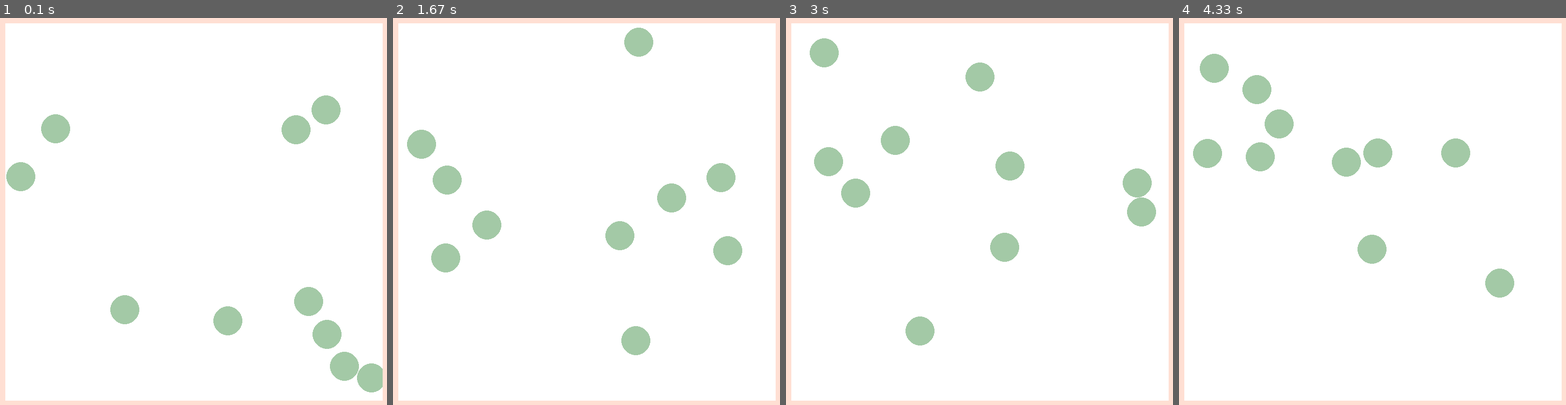
Above: before the commit, frames 1-4 (left to right).
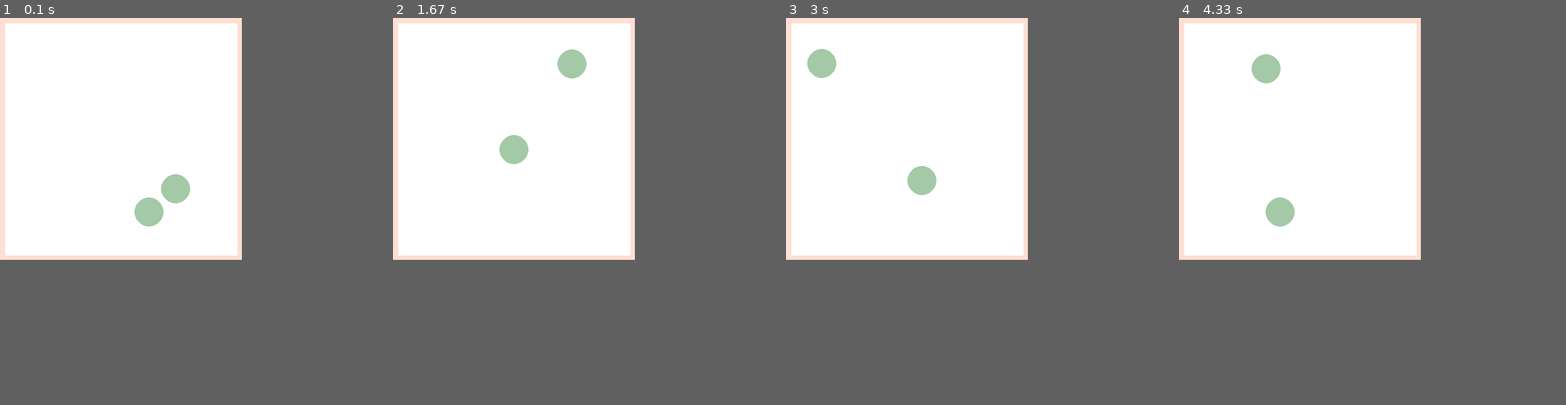
Above: after the commit, the same moments.

Repository: kristenphan/pymunk-pygame-angry-birds
Game: pygame game, started from game-3-colliding-balls/main.py
Same seed, same stepped clock (60 frames per second), same inputs: the game is played once before the commit and once after it.
Inputs:
- Up to frame 1 (0.1 s): no input
- Up to frame 2 (1.67 s): no input
- Up to frame 3 (3 s): no input
- Up to frame 4 (4.33 s): no input
The window is 800x800 before the commit and 500x500 after it. Grey fills any space a smaller window leaves; there, only what the larger window draws over its background counts as a difference.

The runs differ from the first frame. In frame 1, 9.8% of the frame differs, in the area x 0-100%, y 0-100%; in frame 2, 9.6%; in frame 3, 9.3%; in frame 4, 9.7%.

Commit message:
game-3: print logs when ball collides into ball/wall

Diff:
--- a/game-3-colliding-balls/main.py
+++ b/game-3-colliding-balls/main.py
@@ -10,6 +10,7 @@
     def __init__(self,
                  x: int,
                  y: int,
+                 collision_type: int,
                  space: Space,
                  radius: int = 10,
                  density: int = 1,
@@ -20,10 +21,11 @@
         self.x = x
         self.y = y
         self.body.position = Vec2d(self.x, self.y)
-        self.body.velocity = random.uniform(-400, 400), random.uniform(-400, 400)  # Random initial velocity for x- and y-axis
+        self.body.velocity = random.uniform(-800, 800), random.uniform(-800, 800)  # Random initial velocity for x- and y-axis
         self.shape = pymunk.Circle(self.body, radius)
         self.shape.density = density
         self.shape.elasticity = elasticity
+        self.shape.collision_type = collision_type
         self.color = color
         space.add(self.body, self.shape)
 
@@ -59,11 +61,15 @@
                          self.shape.b,
                          self.thickness)
 
+def collide(arbiter, space, data):
+    print("Collision detected between balls!")
+
 def main():
     # 1. Set up Pymunk space
     print("Hello from game-3!")
     pygame.init()
-    display = pygame.display.set_mode((800, 800)) # 800x800 pixels
+    screen_size = 500  # Size of the game window
+    display = pygame.display.set_mode((screen_size, screen_size)) # 800x800 pixels
     pygame.display.set_caption("Game 2: Colliding Balls")
     clock = pygame.time.Clock()
     fps = 60
@@ -73,32 +79,32 @@
     # 2. Create balls
     ball_color = (163, 201, 166)  # Color of the ball: red
     ball_radius = 30
-    balls = {}
-    for i in range(10):
-        balls[i] = Ball(x=random.randint(0, 800),
-                        y=random.randint(0, 800),
-                        radius=ball_radius,
-                        color=ball_color,
-                        space=space)
+    balls = [Ball(x=random.randint(0, screen_size),
+                  y=random.randint(0, screen_size),
+                  collision_type=i,  # Unique collision type for each ball
+                  radius=ball_radius,
+                  color=ball_color,
+                  space=space) for i in range(2)]  # Create two balls with different collision types
 
     floor_color = (255, 223, 211)
     floor_thickness = 20  # Thickness of the floor
     floor_elasticity = 0.8  # Elasticity of the floor
-    corners = [(Vec2d(0, 800), Vec2d(800, 800)),
-               (Vec2d(0, 0), Vec2d(800, 0)),
-               (Vec2d(0, 0), Vec2d(0, 800)),
-               (Vec2d(800, 0), Vec2d(800, 800))]
+    corners = [(Vec2d(0, screen_size), Vec2d(screen_size, screen_size)),
+               (Vec2d(0, 0), Vec2d(screen_size, 0)),
+               (Vec2d(0, 0), Vec2d(0, screen_size)),
+               (Vec2d(screen_size, 0), Vec2d(screen_size, screen_size))]
 
     # 3. Create floors acting as walls to contain the balls
-    floors = {}
-    for i, corner in enumerate(corners):
-        point_left, point_right = corner
-        floors[i] = Floor(point_left=point_left,
+    floors = [Floor(point_left=point_left,
                       point_right=point_right,
                       thickness=floor_thickness,
                       elasticity=floor_elasticity,
                       color=floor_color,  # Color of the floor: black
-                      space=space)
+                      space=space) for point_left, point_right in corners]
+
+    # 4. Set up collision handlers
+    handler = space.add_collision_handler(0, 1)  # Collision handler for balls with collision type 0 and 1
+    handler.separate = collide  # Function to call when a collision is detected
 
     # 4. Keep the game running unless the user interrupts it
     while True:
@@ -112,10 +118,10 @@
         # 5. Draw the background, balls, and floors
         display.fill(background_color)  # Redraw the background as white
 
-        for ball in balls.values():
+        for ball in balls:
             ball.draw(display)
 
-        for floor in floors.values():
+        for floor in floors:
             floor.draw(display)
 
         # 6. Update the display
Not shown, changed: README.md
